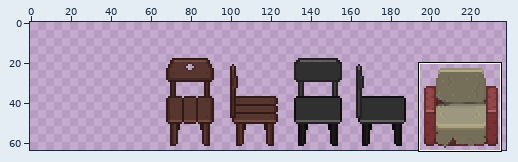
One commit to this sprite sheet: public/assets/objects/chairs.png. The picture above shows the old version from afar; the outline marks the close-up.
Close-up. Before the edit:
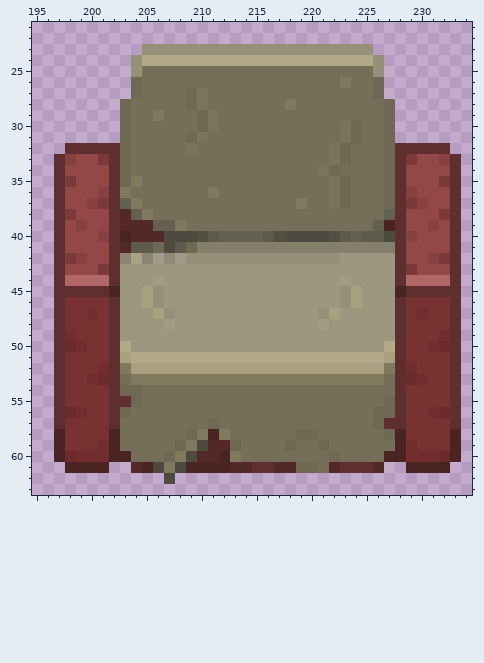
The file is 176x48 pixels. Colours within 5 levels of each other are drawn and written as one. Shown: x 195..234, y 21..63. The old version is drawn lined up with the new one, on the new canvas. The wide view leaves out empty margins. The commit also changed other parts of the picture, which this record leaves out.
The same view after the edit:
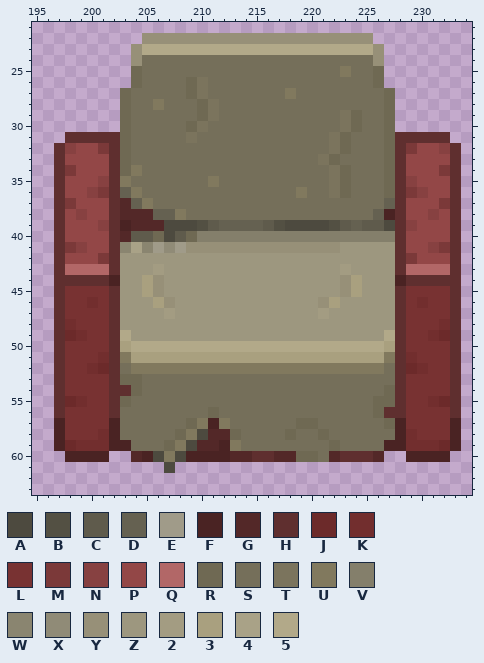
Palette (. is transparent): A #4d4a3f  B #535043  C #5f5b4c  D #656151  E #a09b89  F #4a2323  G #532828  H #5f2f2f  J #6c2a2a  K #722e2e  L #783232  M #7b3939  N #874141  P #934747  Q #b26767  R #6f6953  S #756f5a  T #7b745d  U #81795e  V #847f6b  W #8a8570  X #908b77  Y #979078  Z #9d977f  2 #a39c82  3 #a9a07f  4 #a9a287  5 #b2a989
The edit:
canvas 176x48 -> 240x64, the old top-left corner now at 64,17 (the part of the old canvas that was cut away was empty and is not shown)
Changed rows in their new state; - is an unchanged pixel.
first column x 197:
22 --------YYYYYYYYYYYYYYYYYYYYY--------
23 -------Y555555555555555555555Y-------
24 --------SSSSSSSSSSSSSSSSSSSSS--------
25 -------R------------------U--R-------
26 ------------RT------------S----------
27 ------RS-------------U-------SR------
28 ---------U--SRT------S---------------
29 ---------S----------------TR---------
30 ------------RTS----------------------
31 -HHHHH------TS-----------TRS---HHHHH-
32 HNPPM-------S-------------------MPPNH
33 -P--P-------------------TRS-----P--P-
34 -M-----U----------------STR--------M-
35 -P--N-US------U-----------------N--P-
36 ---NM-DU------S-------U---------MN---
37 -M-PP-GDU-------------S--SS---D-PP-M-
38 -PN----GGDDU-----------------DF---NP-
39 --P-N-F--GAAABCDDDDCBAAAABCDCCA-N-P--
40 ----P-GCCR-CRVVVVVVVVVVVVVVVVVV-P----
41 -MN---W4WEXEYYYYYYYYYYYYYYZZZZZ---NM-
42 -PP-M-ZZZZZZZZZZZZZZZZZZZZ------M-PP-
43 -QQQQ----2----------------2-----QQQQ-
44 -HHHHF--3Y----------------Y3---FHHHH-
45 -LLLLH-------------------------HLLLL-
46 ---K----Z3Y-------------Y3ZZ-----K---
47 ---L-----Z2-------------2Z-------L---
48 -K--------Z-------------Z----------K-
49 -JK---5-----------------------5---KJ-
50 -LL---3555555555555555555555553---LL-
51 ----K-U33333333333333333333333U-K----
52 ---KJ-SUUUUUUUUUUUUUUUUUUUUUUUS-JK---
53 ---LL-RRSSSSSSSSSSSSSSSSSSSSSS--LL---
54 ------H-----------------------R------
55 -JK---RS---------------------R----KJ-
56 -LL---S-------R---------------H---LL-
57 F----F------RUFU------RR-----SRF----F
58 ----K------RUAGGR----RSSR-----S-K----
59 -JKK--F---RUAG-FU----S--SR----F--KKJ-
60 .FFFF..GFAUAFFF-GGHHGGRR-GHHHG..FFFF.
61 -....--...A...................--....-
62 ----------.--------------------------
Boxes around the changes in both close-ups, in picture pixels (x1, y1, x2, y2):
changed: (54, 33, 461, 484)
